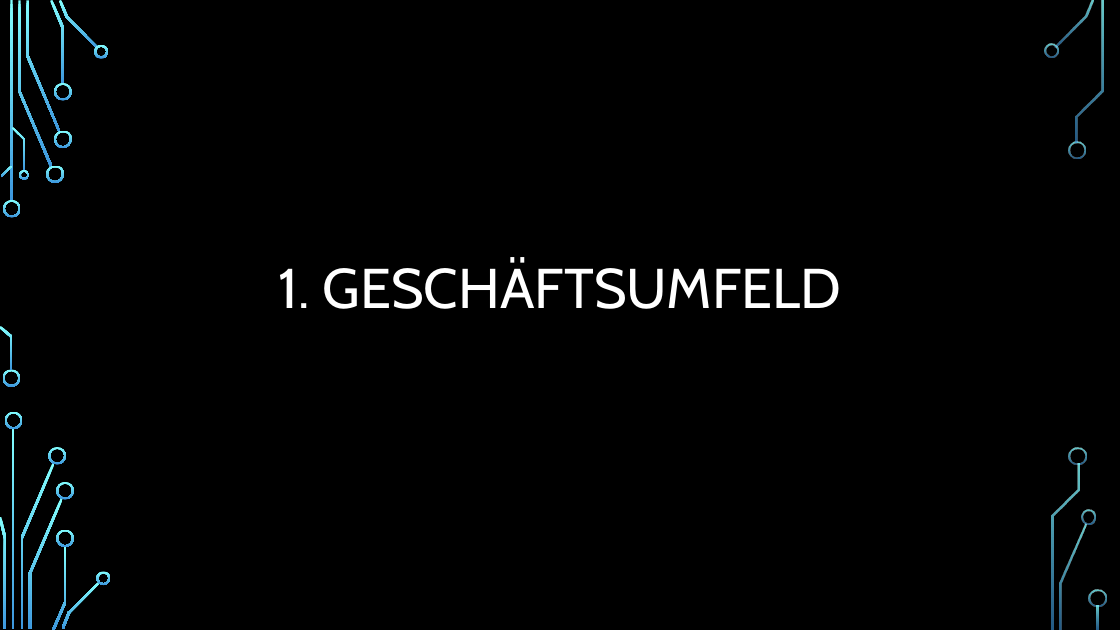
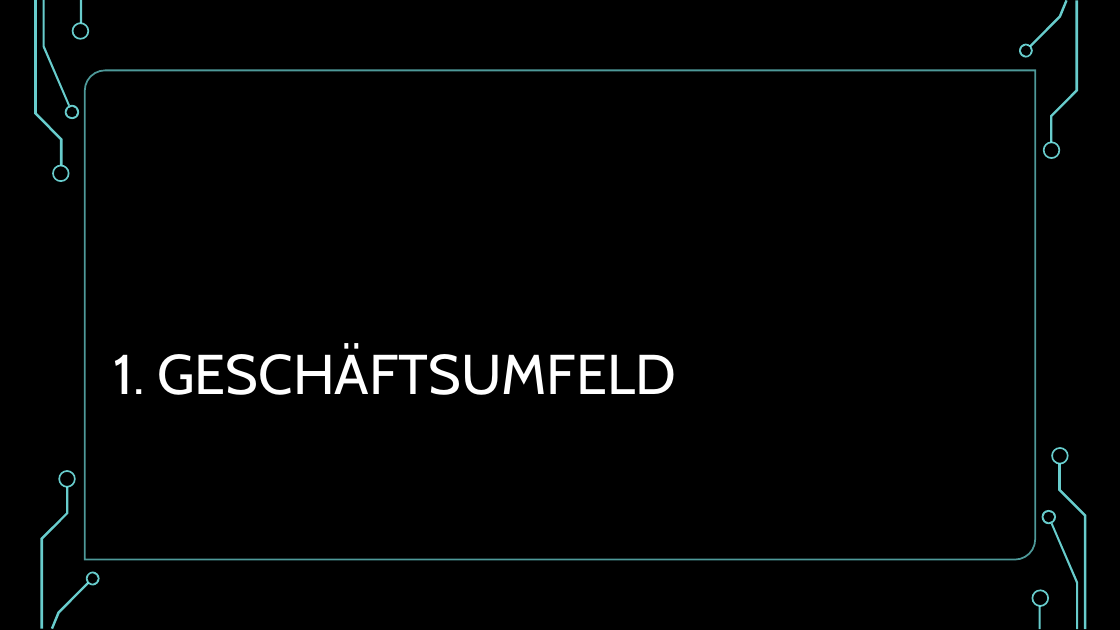
Before and after one commit to CelMur/TINF21CS2_Security_by_Design_Gruppenprojekt, a slide deck: slide 2 of Documentation/2023_10_26_SBD_Präsentation_final.pptx. Drawn at 1120x630 pixels with LibreOffice and Linux fonts; fonts in the diff are those of the drawing; background and template pictures are left out. Boxes give left, top, right and bottom in pixels: in the first picture for what was removed or moved away, otherwise in the second. Text is boxed around its words. In the diff, an @@ line names an element or a change of style, - is before the commit and + after.

```diff
--- a/Documentation/2023_10_26_SBD_Präsentation_final.pptx
+++ b/Documentation/2023_10_26_SBD_Präsentation_final.pptx
@@ rectangle added at bbox=[0, 0, 1120, 630], fill #000000 @@
@@ group added at bbox=[34, 0, 1087, 629]: 18 freeform shapes, 2 rectangles, 1 round diag rect @@
@@ text "1. GESCHÄFTSUMFELD": place and size @@
-text "1. GESCHÄFTSUMFELD" at bbox=[279, 260, 842, 309]
+text "1. GESCHÄFTSUMFELD" at bbox=[113, 347, 676, 395]
@@ text "1. GESCHÄFTSUMFELD" at bbox=[113, 347, 676, 395]: alignment centre to left; line spacing 0.9 to 1.2; more space between paragraphs; vertical alignment top to middle @@
@@ group removed at bbox=[3, 44, 1107, 628]: 19 freeform shapes @@
```
Also in this commit, not shown: 3 other slides changed.
